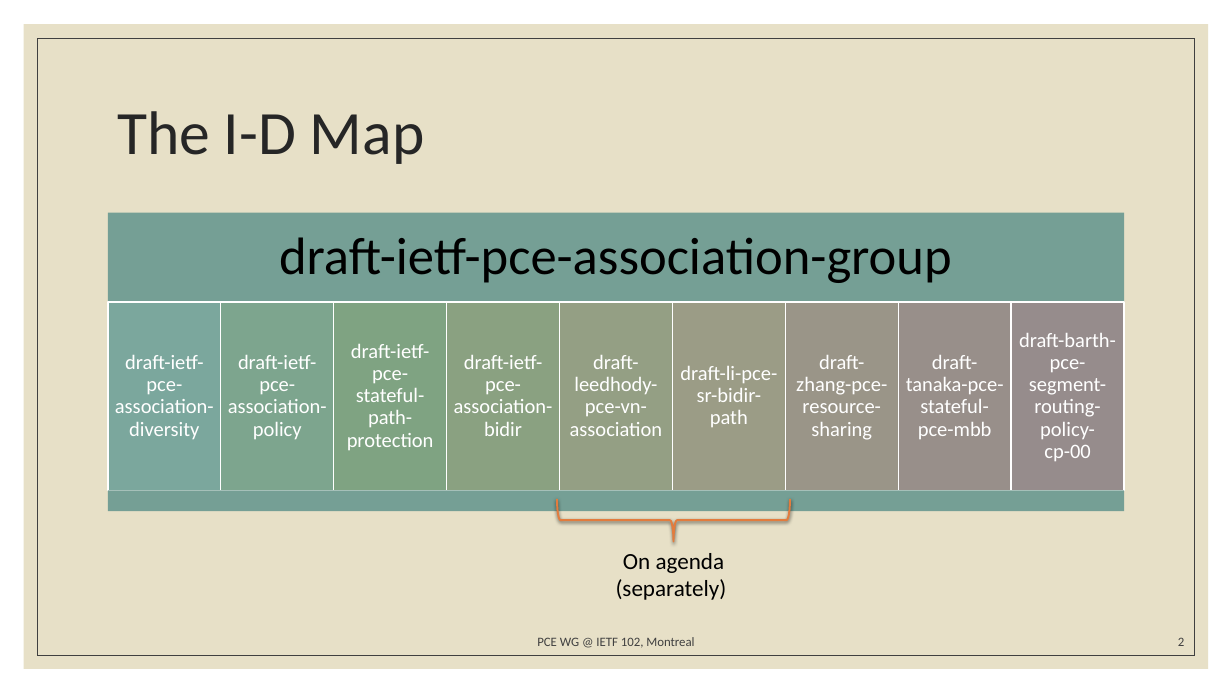
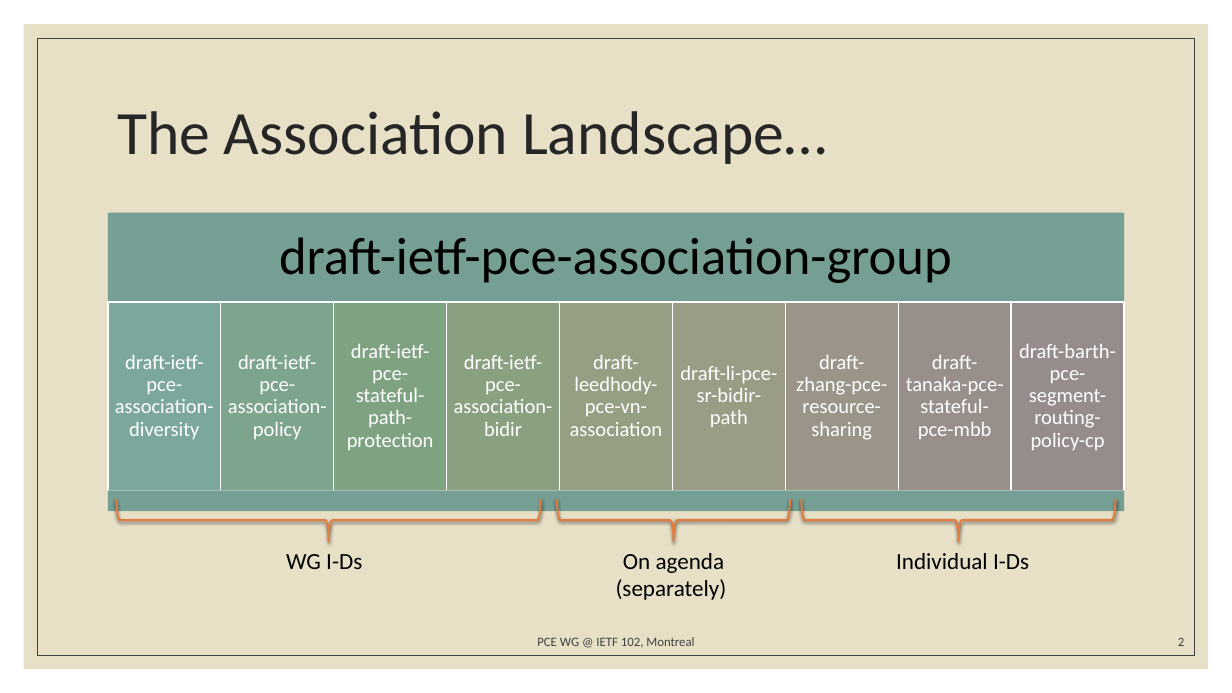
Before and after one commit to dhruvdhody-huawei/102, a slide deck: slide 2 of IETF 102 PCE WG Association GROUP.pptx. Drawn at 1232x693 pixels with LibreOffice and Linux fonts; fonts in the diff are those of the drawing. Boxes give left, top, right and bottom in pixels: in the first picture for what was removed or moved away, otherwise in the second. Text is boxed around its words. In the diff, an @@ line names an element or a change of style, - is before the commit and + after.

```diff
--- a/IETF 102 PCE WG Association GROUP.pptx
+++ b/IETF 102 PCE WG Association GROUP.pptx
@@ title at (117,111,827,164): text changed @@
-The I-D Map
+The Association Landscape…
@@ text at (1019,344,1116,450): text changed @@
-draft-barth-pce-segment-routing-policy-cp-00
+draft-barth-pce-segment-routing-policy-cp
@@ left brace added at (117,499,541,541), outline #E37C3D 1.5 pt @@
@@ left brace added at (801,499,1116,542), outline #E37C3D 1.5 pt @@
@@ text added at (286,554,362,569), 18 pt, text #000000 @@
+WG I-Ds
@@ text added at (896,553,1029,569), 18 pt, text #000000 @@
+Individual I-Ds
```
Also in this commit, not shown: 5 other slides changed, 1 slide added.
